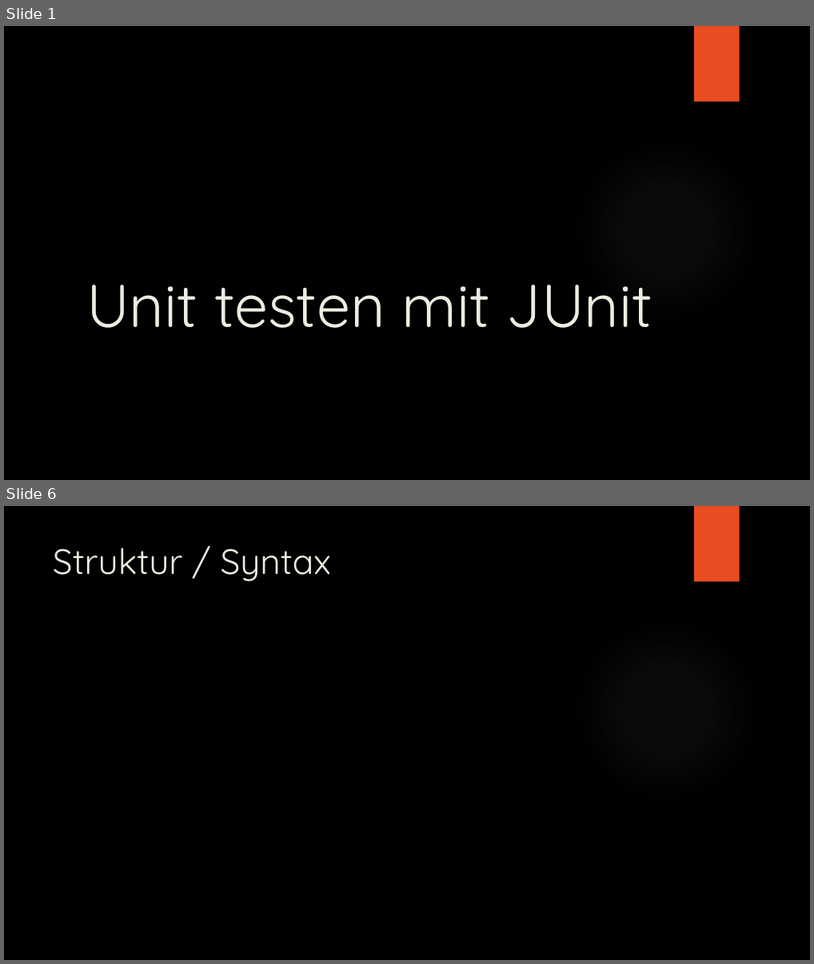
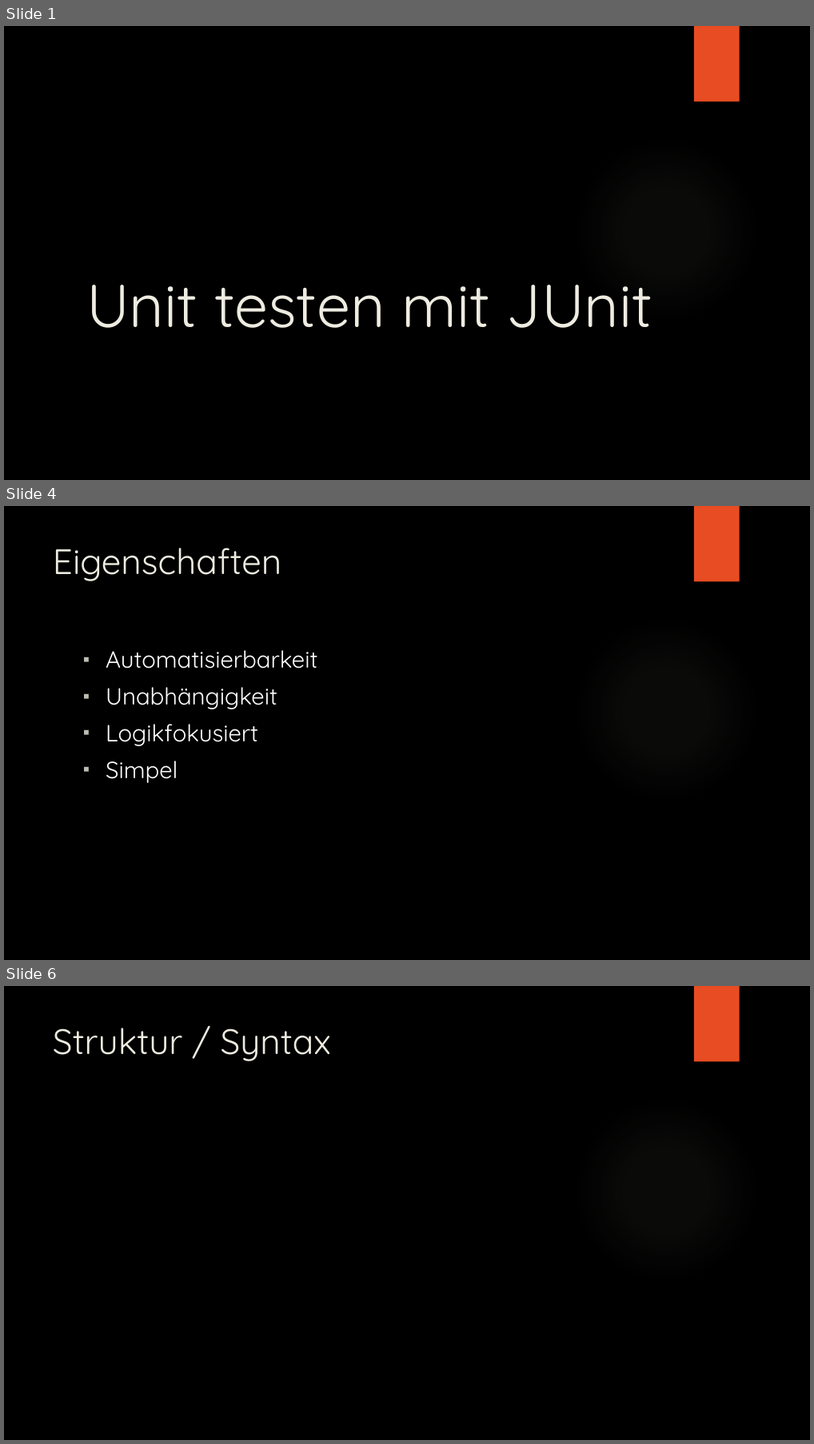
Before and after one commit to Ratnar/Tesint-with-JUnit, a slide deck: Präsentation/Unit testen mit JUnit.pptx. Shown one above the other, each under a label of ours: slides 1 and 6 before the commit, slides 1, 4 and 6 after it; the slides between them are not shown. The pictures are 814x964 and 814x1444 pixels, drawn with LibreOffice and Linux fonts; fonts in the diff are those of the drawing; background and template pictures are left out. Boxes give left, top, right and bottom in pixels: in the first picture for what was removed or moved away, otherwise in the second. Text is boxed around its words. In the diff, an @@ line names an element or a change of style, - is before the commit and + after.

```diff
--- a/Präsentation/Unit testen mit JUnit.pptx
+++ b/Präsentation/Unit testen mit JUnit.pptx
@@ slide 4 added at (x1=4, y1=506, x2=810, y2=960), background picture (left out); not listed: 2 template elements that a slide beside it also shows @@
@@ title added at (x1=53, y1=548, x2=282, y2=581), 42 pt, text #EEECE1 @@
+Eigenschaften
@@ text added at (x1=106, y1=650, x2=318, y2=783), 28 pt, text #FFFFFF @@
+▪ Automatisierbarkeit
+▪ Unabhängigkeit
+▪ Logikfokusiert
+▪ Simpel
```
Also in this commit, not shown: 4 slides changed, 3 other slides added, 2 slides removed, 9 other files.
